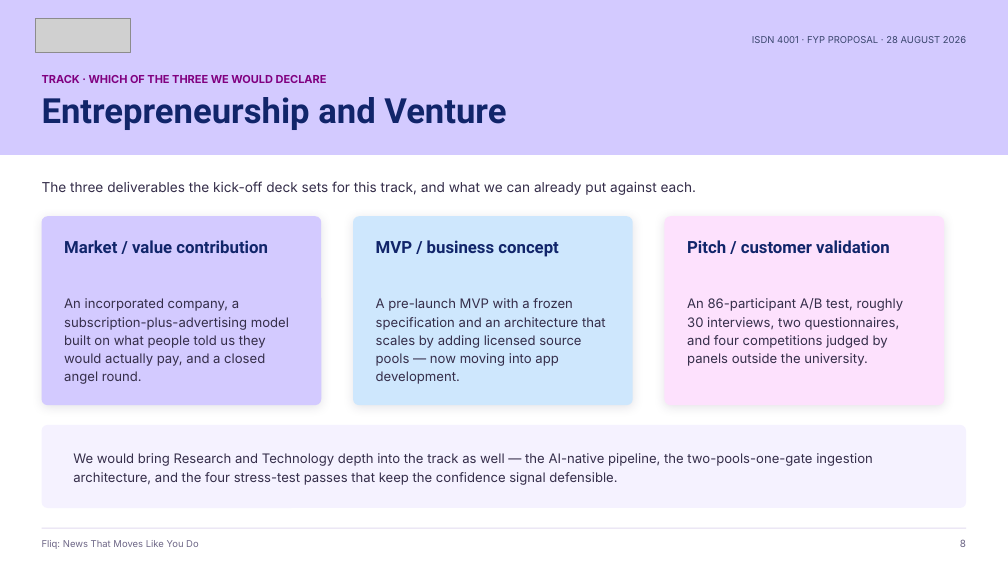
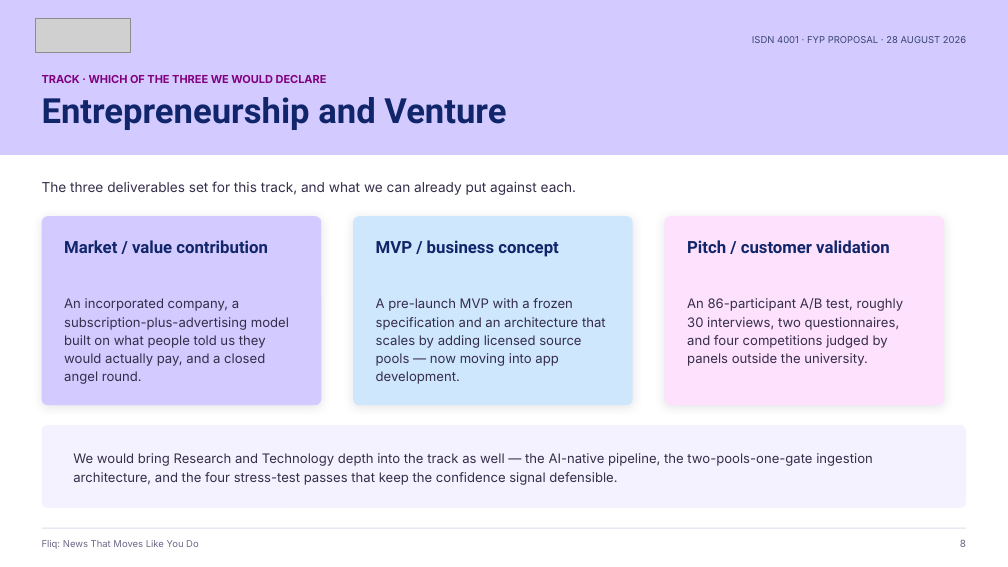
Before and after one commit to ZENG-LingBo/Chores, a slide deck: slide 9 of Fliq_FYP_Proposal.pptx. Drawn at 1008x567 pixels with LibreOffice and Linux fonts; fonts in the diff are those of the drawing; grey boxes stand for pictures. Boxes give left, top, right and bottom in pixels: in the first picture for what was removed or moved away, otherwise in the second. Text is boxed around its words. In the diff, an @@ line names an element or a change of style, - is before the commit and + after.

```diff
--- a/Fliq_FYP_Proposal.pptx
+++ b/Fliq_FYP_Proposal.pptx
@@ text at bbox=[42, 181, 576, 195]: text changed @@
-The three deliverables the kick-off deck sets for this track, and what we can already put against each.
+The three deliverables set for this track, and what we can already put against each.
```
Also in this commit, not shown: 2 other slides changed, 1 other file.
